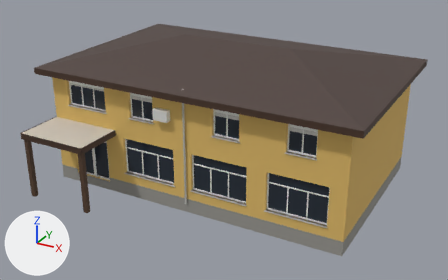
Renders of the glTF model models/slavonia/houses/opcina.glb from each side of a commit.
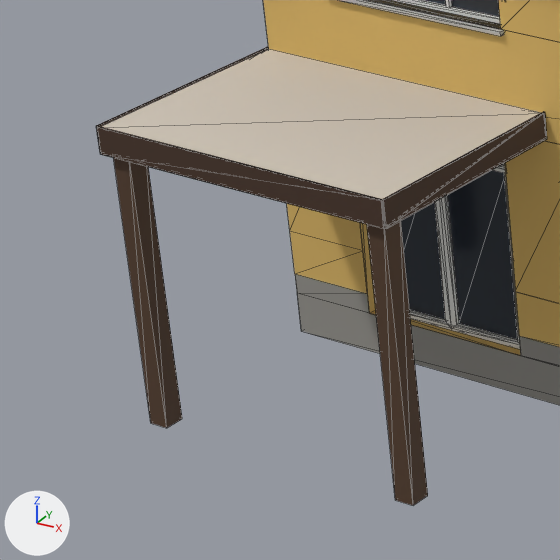
There are two pictures of each version: one whole from a camera (50 mm lens) standing at (14.7, -27.92, 15.31) and looking at (0.17, -1.51, 2.11), one close up on the part from 0% to 26% of the width and 38% to 80% of the height. The axes (+X, +Y, +Z) are drawn at lower left. The lights are the same throughout. The older version's two pictures come first. The close-ups show mesh edges as thin lines. Vertices at exactly the same position are counted once.

In view in the first close-up: 'Opcina'.
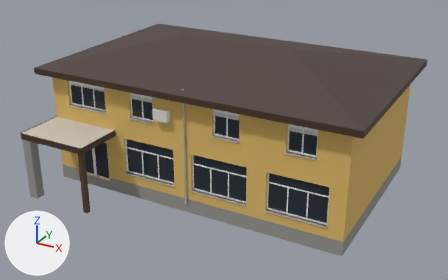
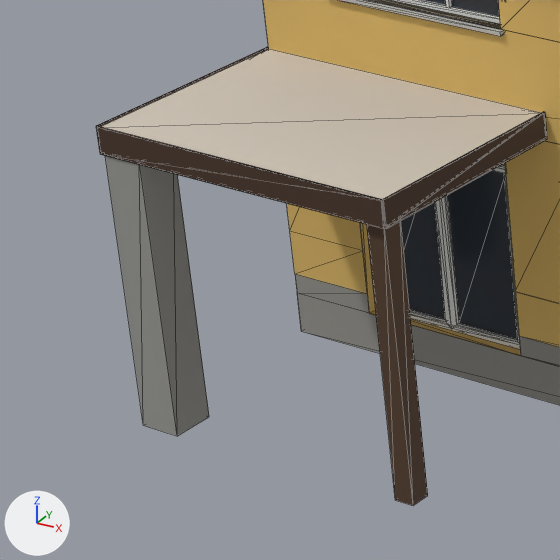
Where the change shows, as pixel boxes [x1, y1, x2, y2] in the close-ups (560 x 560 px; the box of a moved part takes in the faces that stretch with it):
```json
{"part": 1, "of": "me_opcina_001", "change": "moved or reshaped", "before": [113, 158, 182, 428], "on screen": "not visible afterwards"}
{"part": 2, "of": "me_opcina_001", "change": "recoloured", "after": [105, 156, 209, 436]}
```

Scene script edits in JSON lines:
```json
{"op": "add", "block": "mat_stone", "code": ["mat_stone = principled_material('stone')", "mat_stone.base_color = (0.311, 0.311, 0.293)  # grey #979793", "mat_stone.roughness = 0.9"]}
{"block": "me_opcina_001", "where": "me_opcina_001.from_pydata(...)  # 488 vertices, 582 faces; spans x -8.7..8.7, y -7.7..5.7, z -0.5..7.1"}
{"block": "me_opcina_001", "where": "# used by ob_opcina; location = (0.0, 0.0, 0.0)"}
{"block": "me_opcina_001", "change": "me_opcina_001 part 1: the loose piece of 8 vertices spanning x -8.0..-7.8, y -7.6..-7.3, z -0.5..2.8 is multiplied about its middle by the matrix ((-0.02, 0.0, 0.0), (0.0, 0.0, -0.02), (0.0, -0.02, 0.0)), then moved by (7.9, 2.3, -1.1)"}
{"block": "me_opcina_001", "change": "me_opcina_001 part 2: 8 faces spanning x -8.1..-7.6, y -7.7..-7.2, z -0.5..2.8 switch from mat_unit (light grey #e3e3df) to mat_stone (grey #979793)"}
```
